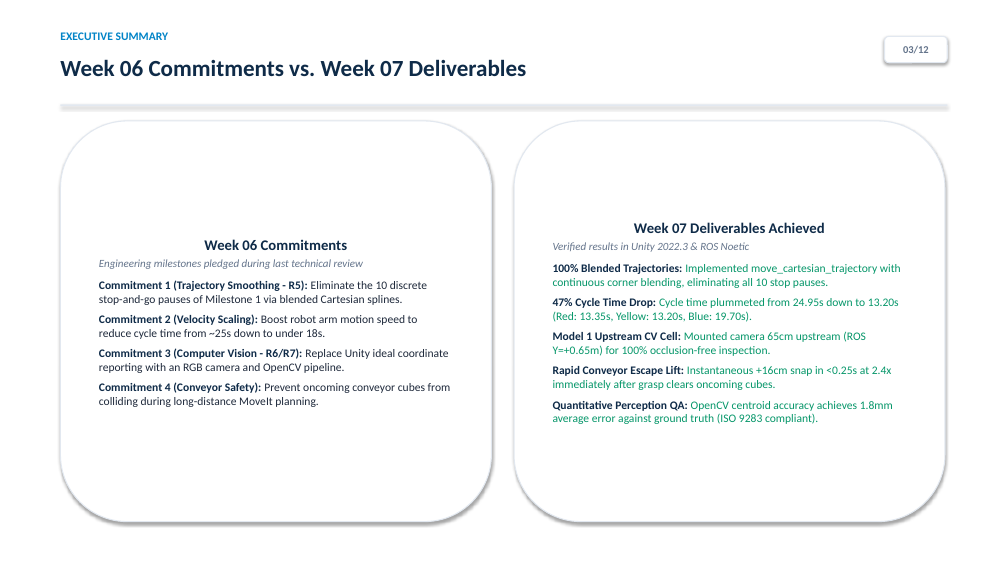
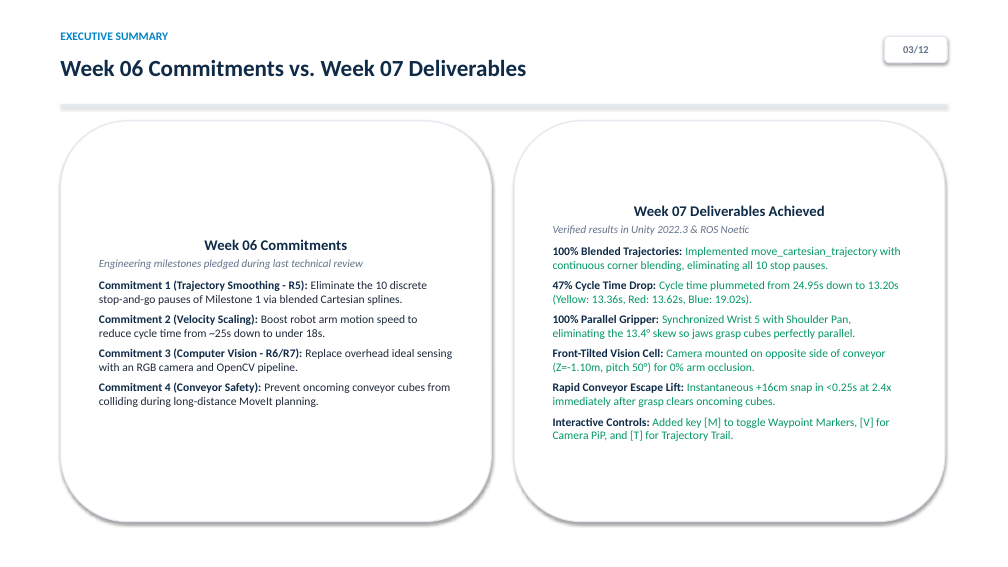
Before and after one commit to lnkduyy/VGU26-Project-UC8, a slide deck: slide 3 of docs/week07/UC8_Week07_Presentation.pptx. Drawn at 1008x567 pixels with LibreOffice and Linux fonts; fonts in the diff are those of the drawing. Boxes give left, top, right and bottom in pixels: in the first picture for what was removed or moved away, otherwise in the second. Text is boxed around its words. In the diff, an @@ line names an element or a change of style, - is before the commit and + after.

Commit message:
docs(week07): finalize PDF/PPTX presentations and benchmark analysis for front-tilted vision and parallel grasping

```diff
--- a/docs/week07/UC8_Week07_Presentation.pptx
+++ b/docs/week07/UC8_Week07_Presentation.pptx
@@ text in rounded rectangle at (553, 281, 899, 373): text changed @@
-47% Cycle Time Drop: Cycle time plummeted from 24.95s down to 13.20s (Red: 13.35s, Yellow: 13.20s, Blue: 19.70s).
-Model 1 Upstream CV Cell: Mounted camera 65cm upstream (ROS Y=+0.65m) for 100% occlusion-free inspection.
+47% Cycle Time Drop: Cycle time plummeted from 24.95s down to 13.20s (Yellow: 13.36s, Red: 13.62s, Blue: 19.02s).
+100% Parallel Gripper: Synchronized Wrist 5 with Shoulder Pan, eliminating the 13.4° skew so jaws grasp cubes perfectly parallel.
+Front-Tilted Vision Cell: Camera mounted on opposite side of conveyor (Z=-1.10m, pitch 50°) for 0% arm occlusion.
@@ text in rounded rectangle at (99, 348, 452, 373): text changed @@
-Commitment 3 (Computer Vision - R6/R7): Replace Unity ideal coordinate reporting with an RGB camera and OpenCV pipeline.
+Commitment 3 (Computer Vision - R6/R7): Replace overhead ideal sensing with an RGB camera and OpenCV pipeline.
@@ text in rounded rectangle at (553, 417, 889, 441): text changed @@
-Quantitative Perception QA: OpenCV centroid accuracy achieves 1.8mm average error against ground truth (ISO 9283 compliant).
+Interactive Controls: Added key [M] to toggle Waypoint Markers, [V] for Camera PiP, and [T] for Trajectory Trail.
```
Also in this commit, not shown: 9 other slides changed, 1 slide added, 1 slide removed, 10 other files.
